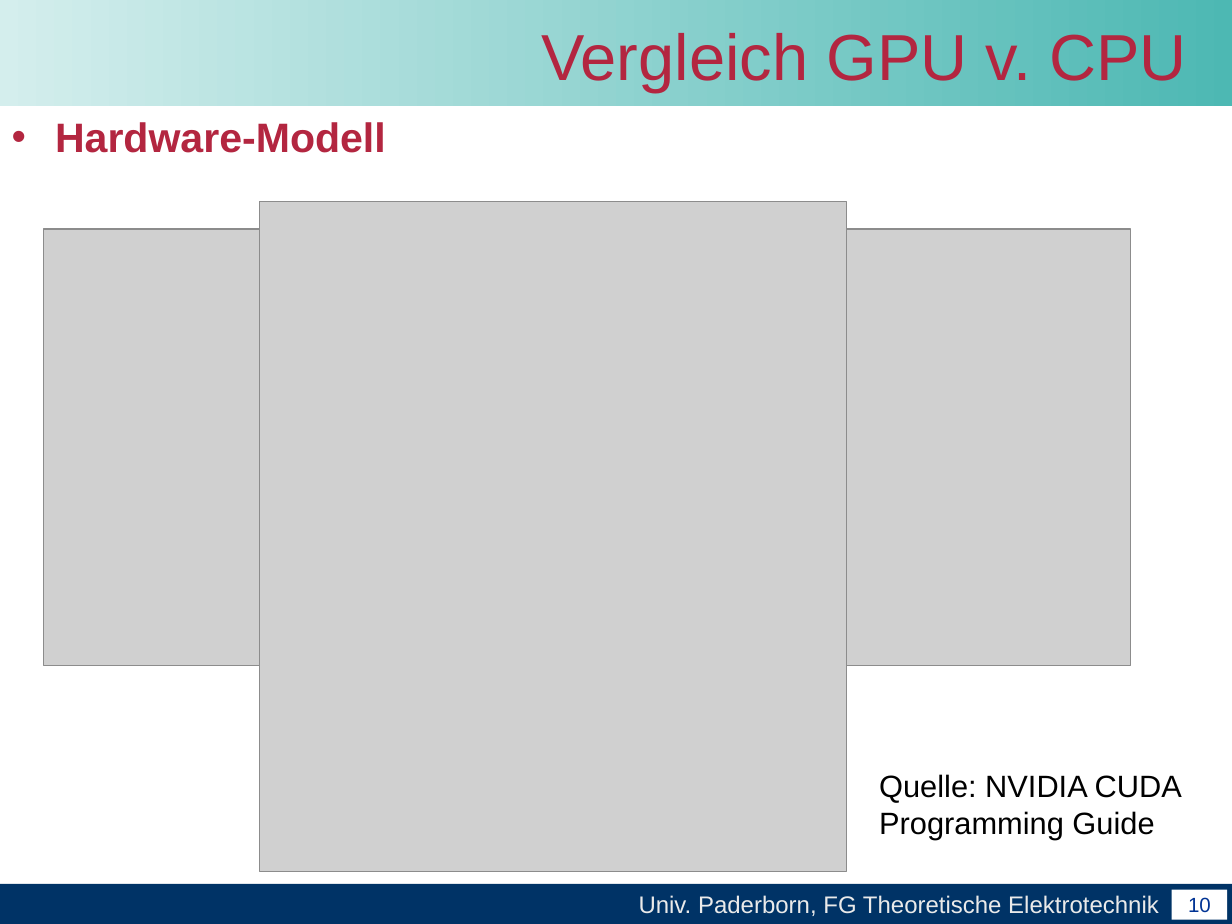
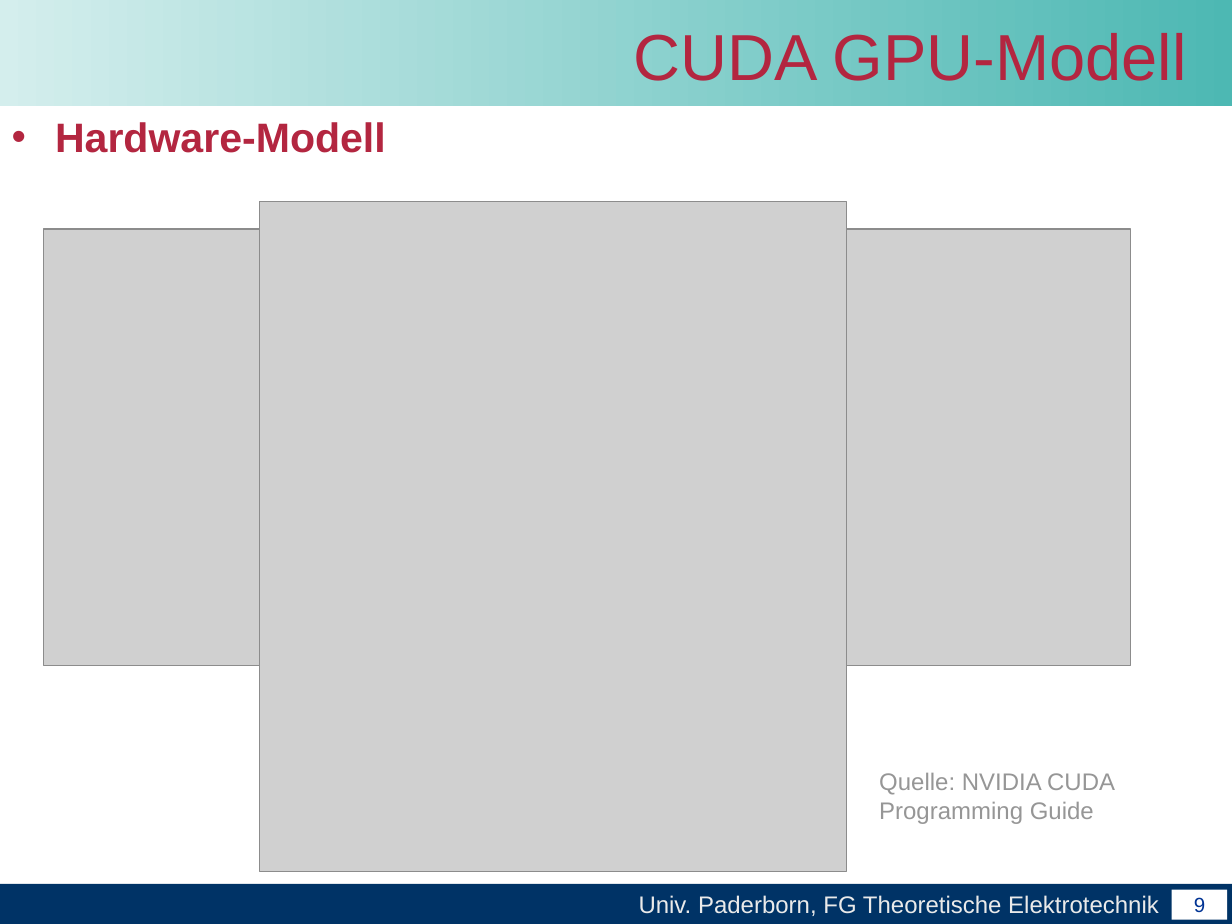
Before and after one commit to unconditional/projektarbeitcuda, a slide deck: slide 9 of Vortrag/Zwischenvortrag der Projektarbeit CUDA.ppt (slide 10 before the commit). Drawn at 1232x924 pixels with LibreOffice and Linux fonts; fonts in the diff are those of the drawing; grey boxes stand for pictures; background and template pictures are left out. Boxes give left, top, right and bottom in pixels: in the first picture for what was removed or moved away, otherwise in the second. Text is boxed around its words. In the diff, an @@ line names an element or a change of style, - is before the commit and + after.

```diff
--- a/Vortrag/Zwischenvortrag der Projektarbeit CUDA.ppt
+++ b/Vortrag/Zwischenvortrag der Projektarbeit CUDA.ppt
@@ title at (x1=634, y1=33, x2=1187, y2=81): text changed @@
-Vergleich GPU v. CPU
+CUDA GPU-Modell
@@ text "Quelle: NVIDIA CUDA Programming Guide" at (x1=879, y1=773, x2=1115, y2=824): size 18 to 14 pt, text colour #000000 to #969696; less space between paragraphs @@
@@ page number at (x1=1194, y1=897, x2=1205, y2=912): text changed @@
-10
+9
```
Also in this commit, not shown: 6 other slides changed, 20 slides added, 11 slides removed, 1 other file.
